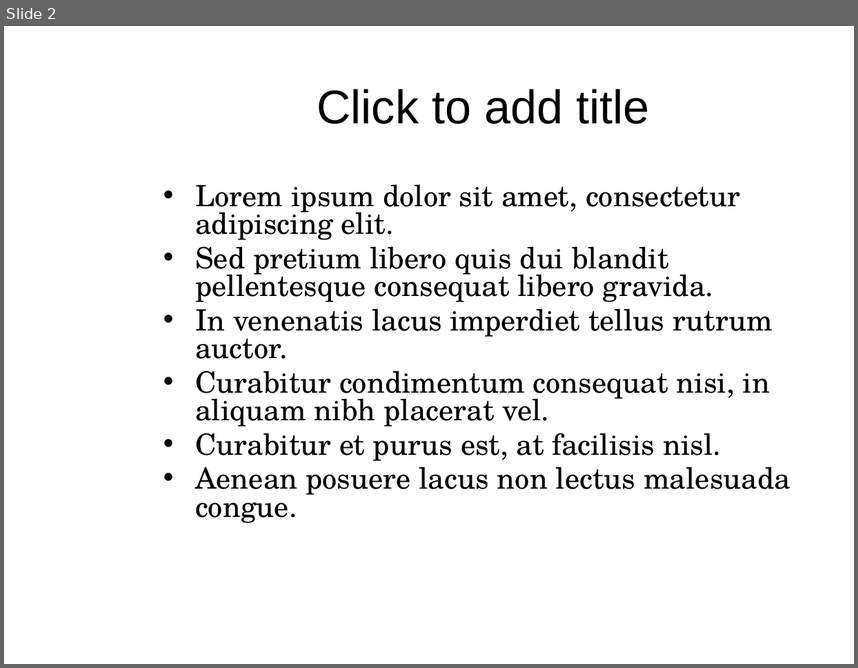
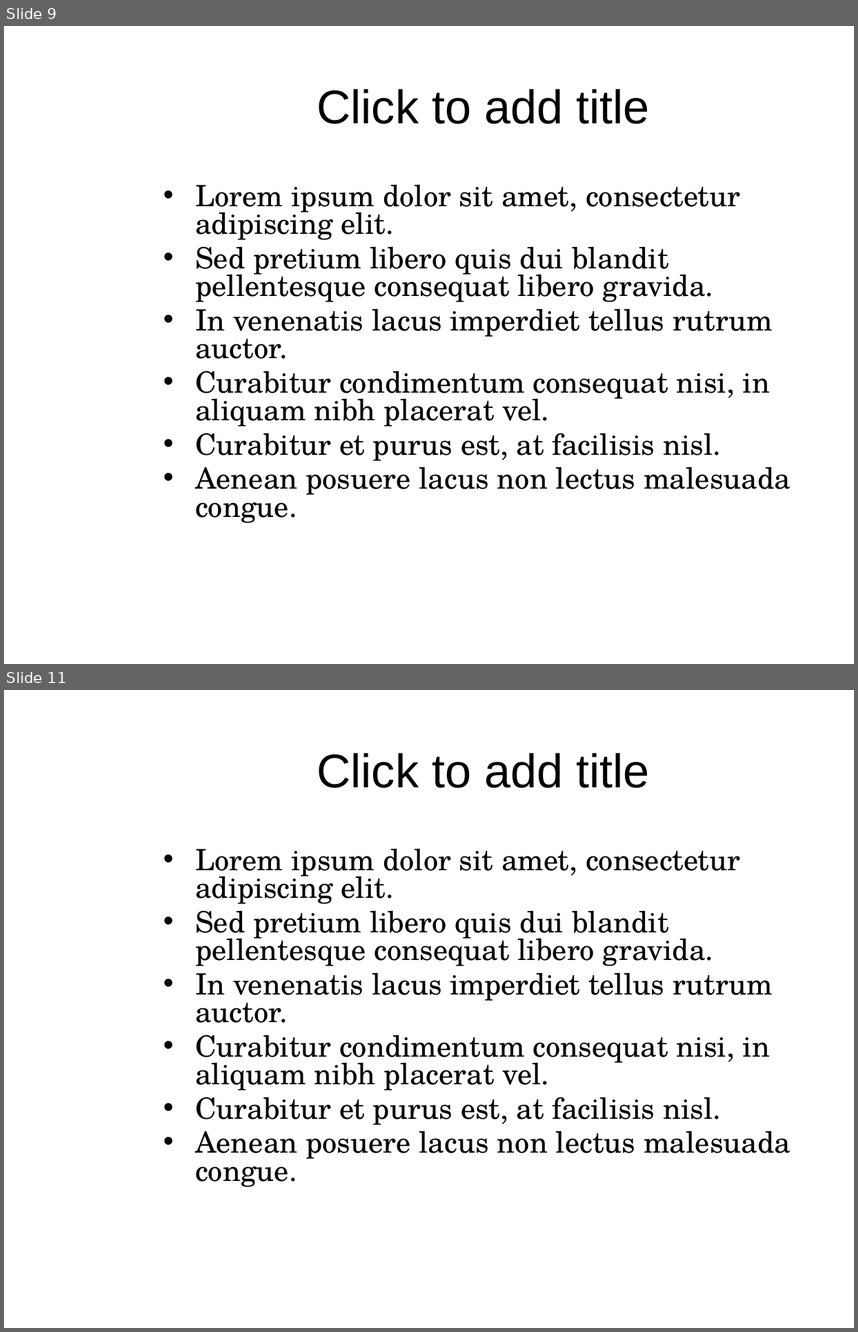
Before and after one commit to mam446/GraphEvo, a slide deck: documents/PopeMartinGraphTheoryPresentation.pptx. Shown one above the other, each under a label of ours: slide 2 before the commit, slides 9 and 11 after it; the slides between them are not shown. The pictures are 858x668 and 858x1332 pixels, drawn with LibreOffice and Linux fonts; fonts in the diff are those of the drawing; background and template pictures are left out. Boxes give left, top, right and bottom in pixels: in the first picture for what was removed or moved away, otherwise in the second. Text is boxed around its words. In the diff, an @@ line names an element or a change of style, - is before the commit and + after.

```diff
--- a/documents/PopeMartinGraphTheoryPresentation.pptx
+++ b/documents/PopeMartinGraphTheoryPresentation.pptx
@@ slide 11 added at [4, 690, 854, 1328], background picture (left out) @@
@@ title added at [317, 753, 649, 788], 40 pt, text #000000 @@
+Click to add title
@@ text added at [195, 848, 791, 1187], 24.8 pt, text #000000 @@
+• Lorem ipsum dolor sit amet, consectetur adipiscing elit.
+• Sed pretium libero quis dui blandit pellentesque consequat libero gravida.
+• In venenatis lacus imperdiet tellus rutrum auctor.
+• Curabitur condimentum consequat nisi, in aliquam nibh placerat vel.
+• Curabitur et purus est, at facilisis nisl.
+• Aenean posuere lacus non lectus malesuada congue.
@@ page number added at [595, 1294, 811, 1328], 12 pt, text #FFFFFF @@
+11
@@ what was slide 2 is now slide 9 @@
```
Also in this commit, not shown: 9 other slides added, 1 slide removed.
